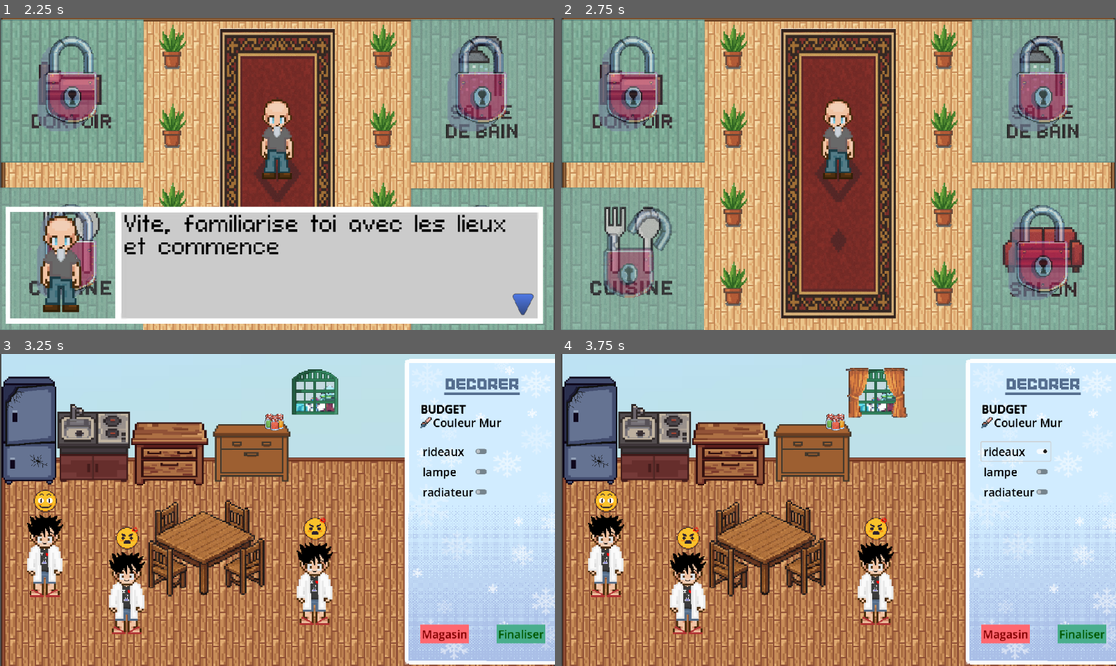
Above: before the commit, frames 1-4 (two rows, left to right).
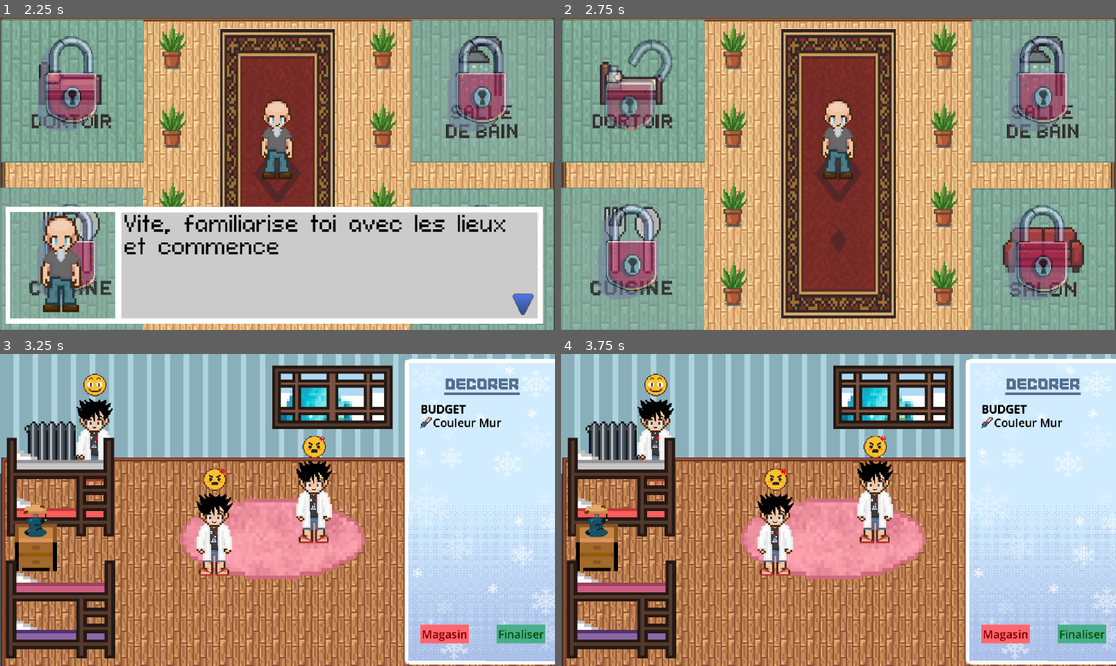
Above: after the commit, the same moments.

Repository: Eliralepas/jeu-serieux
Game: Godot game, scene res://scenes/menu_principale.tscn
The game is run twice, just before and just after one commit, with the same random seed, the same clock (stepped at 60 frames per second) and the same inputs. Before the commit the project has no main scene; this scene is started directly in both runs.
Inputs (mouse positions are in pixels of both pictures, inside the frame that each line leads up to; where the layout moved, square brackets give the same spot in the first picture):
- Up to frame 1 (2.25 s): click "JOUER" at 0.5 s; tap Enter (ui_accept) at 1.25, 1.52 s; move the mouse to (399, 158) at 1.27 s; click (399, 158) at 1.42 s; move the mouse to (166, 189) at 2.02 s; click (166, 189) at 2.17 s
- Up to frame 2 (2.75 s): tap Enter (ui_accept) at 2.27 s
- Up to frame 3 (3.25 s): click (72, 425) [72, 594] at 2.75 s
- Up to frame 4 (3.75 s): click (1016, 450) at 3.5 s, where only the run before the commit has a clickable "rideaux"

Frame 1 is identical in both runs. In frame 2, 4.4% of the frame differs, in the area x 6-21%, y 5-90%; in frame 3, 43%; in frame 4, 43%, in the area x 0-100%, y 0-98%.

Commit message:
Ajout du INSTALL.md et petite modifs

Diff:
--- a/project.godot
+++ b/project.godot
@@ -11,7 +11,7 @@
 [application]
 
 config/name="Archi Pole Sud"
-run/main_scene="res://scenes/menu_principale"
+run/main_scene="uid://cemopexgp5ubb"
 config/features=PackedStringArray("4.5", "Forward Plus")
 
 [dotnet]
--- a/scenes/dortoir.tscn
+++ b/scenes/dortoir.tscn
@@ -16,29 +16,28 @@
 [ext_resource type="AudioStream" uid="uid://johqbx3tpyhk" path="res://musique/magasin_background.mp3" id="15_4t022"]
 [ext_resource type="AudioStream" uid="uid://2cgu5caxdtib" path="res://musique/people_talking.mp3" id="16_r15on"]
 [ext_resource type="AudioStream" uid="uid://dioknkfs7vb5c" path="res://musique/background.mp3" id="17_djw8a"]
-[ext_resource type="Script" uid="uid://ci6e1yq5r3qrp" path="res://scripts/liste_objets.gd" id="18_f6muf"]
-[ext_resource type="Texture2D" uid="uid://cteqv4d7pjr84" path="res://assets/meubles/dortoir/Cadres.png" id="19_droo0"]
-[ext_resource type="Script" uid="uid://boujxh0nhxyey" path="res://scripts/object.gd" id="20_asuq1"]
-[ext_resource type="Texture2D" uid="uid://dfhhtc07ef2i3" path="res://assets/meubles/dortoir/Armoire.png" id="21_7u5tv"]
-[ext_resource type="Texture2D" uid="uid://bvyq8mjbnui3w" path="res://assets/meubles/dortoir/Lampe.png" id="22_e2k4r"]
-[ext_resource type="Texture2D" uid="uid://cxgdtnsyv3hes" path="res://assets/meubles/dortoir/Plante1.png" id="23_dw0ke"]
-[ext_resource type="Texture2D" uid="uid://bijthr54ixd2t" path="res://assets/meubles/dortoir/Plante2.png" id="24_u36vp"]
-[ext_resource type="Texture2D" uid="uid://bnp10y8p5d2gs" path="res://assets/meubles/dortoir/Pouf.png" id="25_ftpro"]
-[ext_resource type="Texture2D" uid="uid://bcyanq2ip50ob" path="res://assets/meubles/dortoir/Commode.png" id="26_euhau"]
+[ext_resource type="Script" uid="uid://djon206v104w1" path="res://scripts/liste_objets.gd" id="18_f6muf"]
+[ext_resource type="Texture2D" uid="uid://dnnlob4ekrujw" path="res://assets/meubles/dortoir/cadres.png" id="19_droo0"]
+[ext_resource type="Script" uid="uid://bv1edvx7phtyi" path="res://scripts/object.gd" id="20_asuq1"]
+[ext_resource type="Texture2D" uid="uid://clev4g63u6e4w" path="res://assets/meubles/dortoir/armoire.png" id="21_7u5tv"]
+[ext_resource type="Texture2D" uid="uid://cjedykfkgfcvi" path="res://assets/meubles/dortoir/Lampe.png" id="22_e2k4r"]
+[ext_resource type="Texture2D" uid="uid://cr0jutowfeq0i" path="res://assets/meubles/dortoir/plante1.png" id="23_dw0ke"]
+[ext_resource type="Texture2D" uid="uid://bwee5nehd7lfv" path="res://assets/meubles/dortoir/plante2.png" id="24_u36vp"]
+[ext_resource type="Texture2D" uid="uid://dtrfeb2wno6wh" path="res://assets/meubles/dortoir/pouf.png" id="25_ftpro"]
 [ext_resource type="PackedScene" uid="uid://bjqgfx63o5avc" path="res://scenes/perso_1.tscn" id="27_lmkjf"]
-[ext_resource type="Script" uid="uid://bgujil4oqkot6" path="res://scripts/broken_object.gd" id="28_ukbwh"]
+[ext_resource type="Script" uid="uid://uxmk26odp7sp" path="res://scripts/broken_object.gd" id="28_ukbwh"]
 [ext_resource type="Texture2D" uid="uid://c6p4b7xpy4in2" path="res://assets/temp/broken_lamp.png" id="29_y7yg2"]
 [ext_resource type="Texture2D" uid="uid://djw3gqbcyhoau" path="res://assets/temp/dust1.png" id="30_s6ea6"]
 [ext_resource type="Texture2D" uid="uid://dos3isfllrblk" path="res://assets/temp/dust2.png" id="31_uehv3"]
 [ext_resource type="Texture2D" uid="uid://1qsqbymmy0m7" path="res://assets/temp/lamp.png" id="32_jc7ou"]
-[ext_resource type="Texture2D" uid="uid://dt4qw5x1xvbl0" path="res://assets/meubles/dortoir/commode.png" id="33_adsdn"]
-[ext_resource type="Texture2D" uid="uid://om3hnw2jn8ni" path="res://assets/meubles/dortoir/litsss.png" id="34_jgt8c"]
-[ext_resource type="Texture2D" uid="uid://b5pdg8nn3jj3a" path="res://assets/meubles/dortoir/lits.png" id="35_2c7sk"]
-[ext_resource type="Texture2D" uid="uid://bv0swjj7f3yu4" path="res://assets/meubles/dortoir/fenetres.png" id="36_k8um0"]
-[ext_resource type="Texture2D" uid="uid://d0tu7tpotj7jd" path="res://assets/meubles/dortoir/grand_tapis.png" id="37_ohxka"]
+[ext_resource type="Texture2D" uid="uid://b24r3uwfhingu" path="res://assets/meubles/dortoir/commode.png" id="33_adsdn"]
+[ext_resource type="Texture2D" uid="uid://d3bxnakb85aaw" path="res://assets/meubles/dortoir/litsss.png" id="34_jgt8c"]
+[ext_resource type="Texture2D" uid="uid://b1ij70s0cunqs" path="res://assets/meubles/dortoir/lits.png" id="35_2c7sk"]
+[ext_resource type="Texture2D" uid="uid://dfb17ra7bj851" path="res://assets/meubles/dortoir/fenetres.png" id="36_k8um0"]
+[ext_resource type="Texture2D" uid="uid://df4dokbygiva8" path="res://assets/meubles/dortoir/grand_tapis.png" id="37_ohxka"]
 [ext_resource type="PackedScene" uid="uid://1slb4ng5gwih" path="res://scenes/magasin.tscn" id="38_4u6j5"]
-[ext_resource type="Texture2D" uid="uid://bb3iprkd4ystj" path="res://assets/meubles/salle_de_bain/radiateur.png" id="38_a4m5g"]
-[ext_resource type="Script" uid="uid://dami3u2og2fjb" path="res://magasin.gd" id="39_tdhyv"]
+[ext_resource type="Texture2D" uid="uid://5qxsq7s6mckb" path="res://assets/meubles/salle_de_bain/radiateur.png" id="38_a4m5g"]
+[ext_resource type="Script" uid="uid://624rjusfigby" path="res://magasin.gd" id="39_tdhyv"]
 
 [sub_resource type="TileSetAtlasSource" id="TileSetAtlasSource_ip76g"]
 texture = ExtResource("6_dd7pj")
@@ -229,9 +228,9 @@
 script = ExtResource("20_asuq1")
 
 [node name="commode" type="Sprite2D" parent="listeObjets"]
-position = Vector2(-39, -195)
-scale = Vector2(5.92857, 6.77778)
-texture = ExtResource("26_euhau")
+position = Vector2(-57, -164)
+scale = Vector2(7, 7)
+texture = ExtResource("33_adsdn")
 script = ExtResource("20_asuq1")
 
 [node name="perso" type="Node2D" parent="."]
@@ -333,6 +332,7 @@
 texture = ExtResource("38_a4m5g")
 
 [node name="store" parent="." instance=ExtResource("38_4u6j5")]
+visible = false
 z_index = 3
 position = Vector2(-690, -414)
 script = ExtResource("39_tdhyv")
--- a/scripts/hall/hall.gd
+++ b/scripts/hall/hall.gd
@@ -2,7 +2,7 @@
 
 const FILE_PATH := "user://save_game.json"
 
-@onready var cuisine: Control = $salles/cuisine
+@onready var cuisine: Control = $salles/dortoir
 
 func _ready() -> void:
 	var file = FileAccess.open(FILE_PATH, FileAccess.READ)
Not shown: 1 places in scenes/dortoir.tscn that only renumber resources
Not shown, added: INSTALL.md
